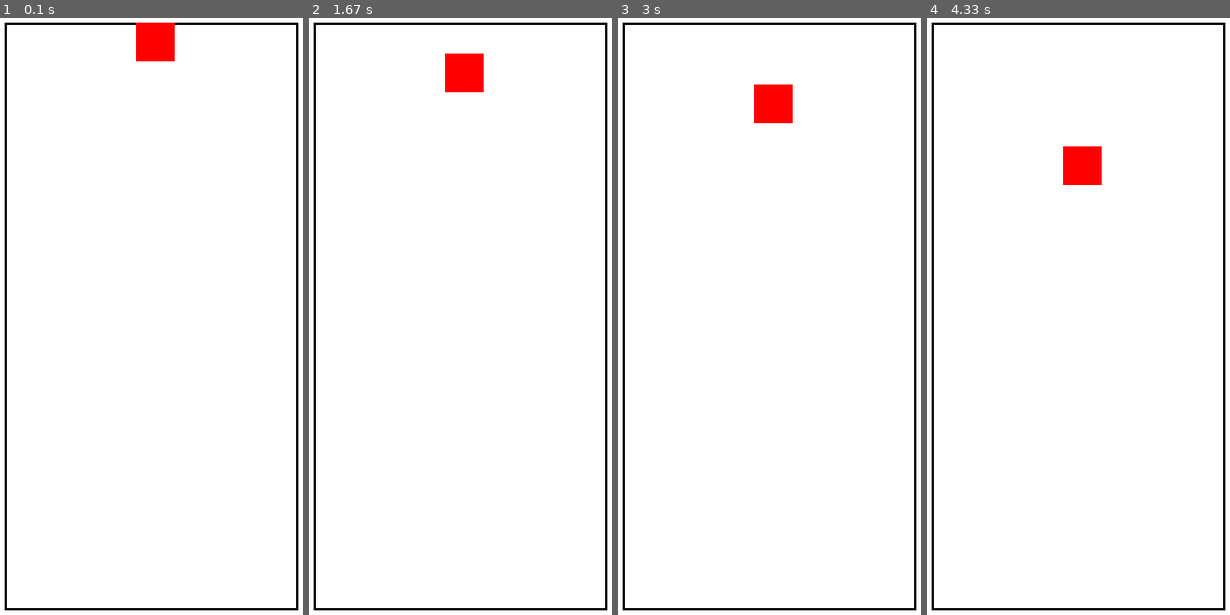
Above: before the commit, frames 1-4 (left to right).
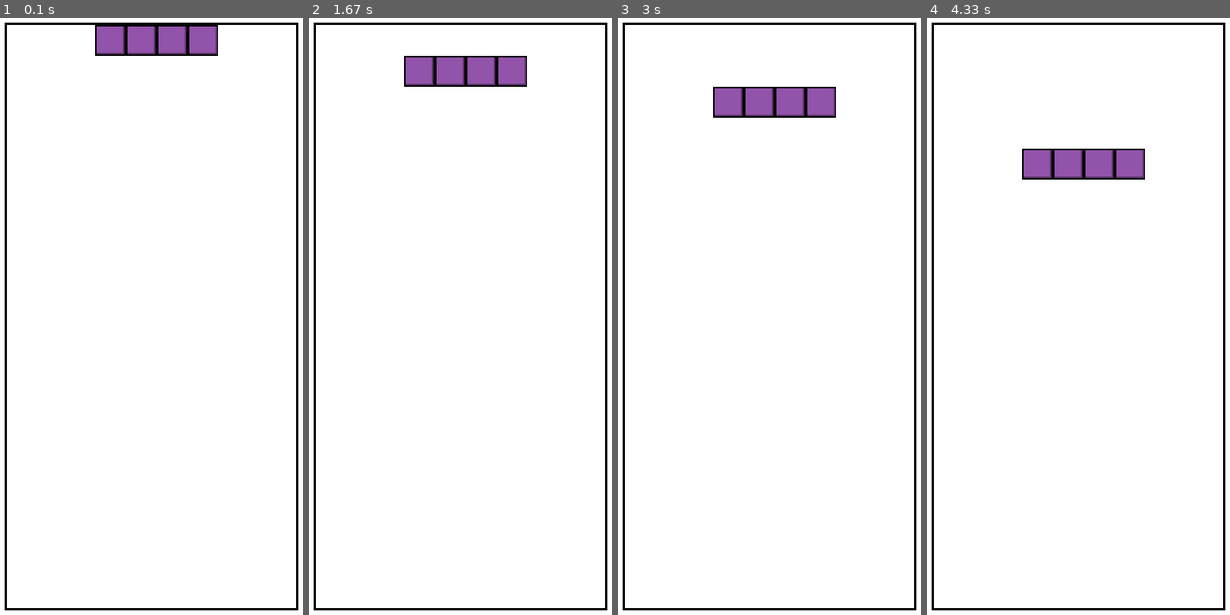
Above: after the commit, the same moments.

Repository: HaydenGuy/Pygame_Tetris
Game: pygame game, started from main.py
Two runs of this game, one before a commit and one after it. Both use one fixed random seed, a clock stepped at 60 frames per second and the inputs below.
Inputs:
- Up to frame 1 (0.1 s): no input
- Up to frame 2 (1.67 s): no input
- Up to frame 3 (3 s): no input
- Up to frame 4 (4.33 s): no input

The runs differ from the first frame. In frame 1, 2.3% of the frame differs, in the area x 31-72%, y 0-8%; in frame 2, 2.3%; in frame 3, 2.3%; in frame 4, 2.3%.

Commit message:
Changed the spawning to spawn pieces pulled from a spritesheet. Removed the placeholder red square

Diff:
--- a/main.py
+++ b/main.py
@@ -1,16 +1,36 @@
 import pygame
 import sys
 
-class Draw_Square(pygame.sprite.Sprite):
-    def __init__(self, color, width, height):
+# Colors
+BLACK = (0, 0, 0)
+WHITE = (255, 255, 255)
+
+class Piece(pygame.sprite.Sprite):
+    def __init__(self, spritesheet, x_sprite, y_sprite, x_pos, y_pos):
         super().__init__()
-        self.image = pygame.Surface((width, height))
-        self.image.fill(color)
-        self.rect = self.image.get_rect()
+        self.sprite = self.get_sprite(spritesheet, x_sprite, y_sprite, 0, 0) # Gets the sprite from the spritesheet,
+        self.image = self.sprite # Sets the image attribute to be self.sprite
+        self.rect = self.image.get_rect(topleft=(x_pos, y_pos)) # Draws the sprite at x_pos, y_pos
+
+    # Gets the sprite from the spritesheet
+    def get_sprite(self, spritesheet, width, height, x_coord, y_coord):
+
+        # Sets the surface to equal the width and height (128 x 128 in this case)
+        # Convert alpha to optimize the image and allow transparency
+        image = pygame.Surface((width, height)).convert_alpha()
+
+        # Blit copies a portion of the spritesheet onto the image surface
+        image.blit(spritesheet, (x_coord, y_coord))
+
+        # Keys the color from the spritesheet
+        image.set_colorkey(WHITE)
+
+        return image
 
     def move_down(self):
         self.rect.y += 40
 
+# Draws the border for the playable area
 def draw_border(width, height):
     # Calculate 95% of the screen width and height
     border_width = int(0.95 * width)
@@ -32,11 +52,6 @@
     # Initialize Pygame
     pygame.init()
 
-    # Colors
-    BLACK = (0, 0, 0)
-    WHITE = (255, 255, 255)
-    RED = (255, 0, 0)
-
     # Font
     font = pygame.font.Font(None, 36)
 
@@ -48,14 +63,15 @@
     # Set up border
     border_x, border_y, border_width, border_height = draw_border(width, height)
 
+    spritesheet = pygame.image.load("/mnt/32346261-2a77-4ea4-ad97-df46c23e0f72/Pygame/Tetris/sprites/spritesheet.png")
+
     # Sprite group
     all_sprites = pygame.sprite.Group()
 
-    # Placeholder red square, add to sprite group
-    red_square = Draw_Square(RED, 50, 50)
-    red_square.rect.x = border_height / 2 # Center of border_x
-    red_square.rect.y = (height - border_height) / 2 # Top of inside of border_y
-    all_sprites.add(red_square)
+    # Create long piece (placeholder values for spawning)
+    long_piece = Piece(spritesheet, 160, 120, border_height // 2.33 , (height - border_height) - 57)
+
+    all_sprites.add(long_piece)
 
     # Timer variables
     move_timer = 0
@@ -70,7 +86,7 @@
         # Check if it's time to move a piece down
         current_time = pygame.time.get_ticks()
         if current_time - move_timer > move_interval:
-            red_square.move_down()
+            long_piece.move_down()
             move_timer = current_time # Reset the timer
 
         # Background color
